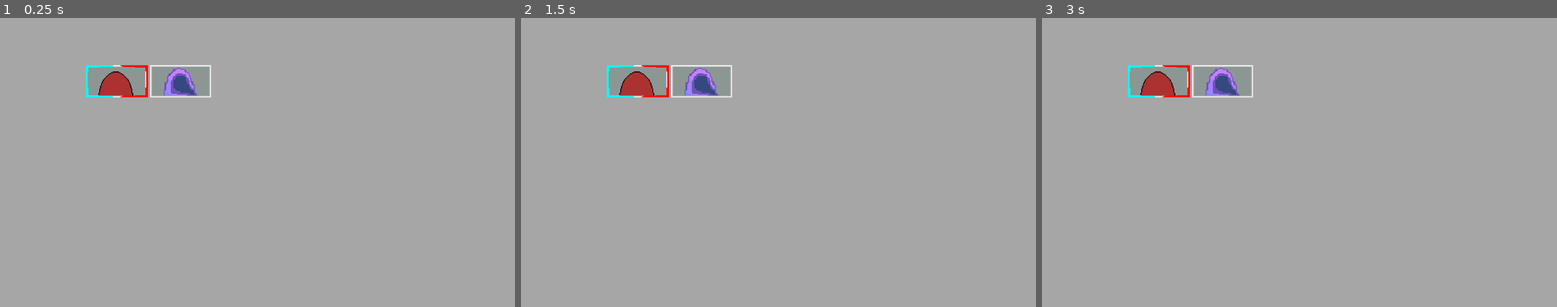
Above: before the commit, frames 1-3 (left to right).
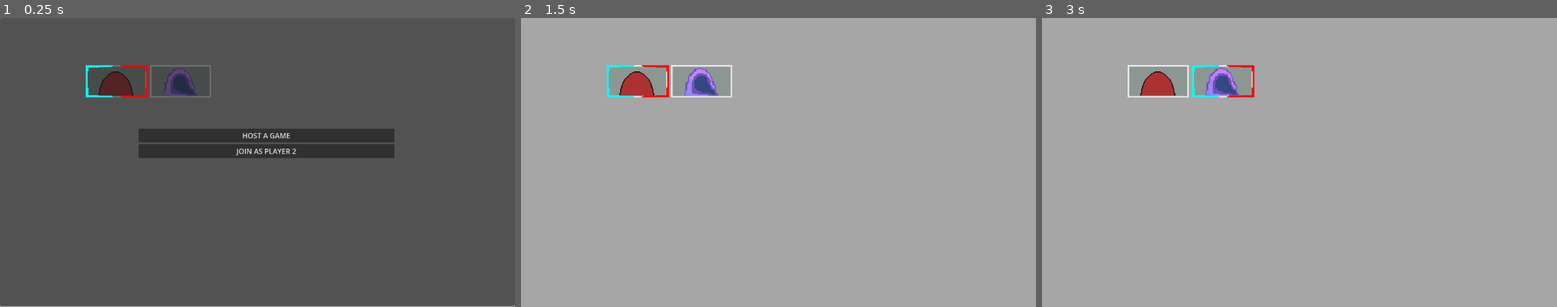
Above: after the commit, the same moments.

Repository: williammartinek22/PlatformFighter
Game: Godot game, scene res://character_select.tscn
The game is run twice, just before and just after one commit, with the same random seed, the same clock (stepped at 60 frames per second) and the same inputs. This scene is started directly instead of the project's main scene.
Inputs (mouse positions are in pixels of both pictures, inside the frame that each line leads up to):
- Up to frame 1 (0.25 s): no input
- Up to frame 2 (1.5 s): click (701, 81) at 0.5 s; click (788, 136) at 1.25 s, where only the run after the commit has a clickable "HOST A GAME"
- Up to frame 3 (3 s): click (1160, 81) at 2 s; tap Enter (ui_accept) at 2.75 s; hold Right (ui_right) from 2.78 s (still down); hold C (C) from 2.78 s (still down)

The runs differ from the first frame. In frame 1, 100% of the frame differs, in the area x 0-100%, y 0-100%; in frame 2, nothing differs; in frame 3, 0.5%.
Error before the commit: Invalid access to property or key 'columns' on a base object of type 'null instance'. (res://character_select.gd:11)

Commit message:
Swapped character selection to occur before main scene but after server connection

Diff:
--- /dev/null
+++ b/BlueSelector.gd
@@ -0,0 +1,22 @@
+extends TextureRect
+
+var columns
+
+@export var player_id = 1:
+	set(id):
+		player_id = id
+		$InputSynchronizer.set_multiplayer_authority(id)
+		#name = str(id)
+
+@export var index = 0
+# Called when the node enters the scene tree for the first time.
+func _ready():
+	if get_multiplayer_authority() != multiplayer.get_unique_id():
+		set_process(false)
+		set_physics_process(false)
+	columns = 4#$ColorRect/GridContainer.columns
+
+
+# Called every frame. 'delta' is the elapsed time since the previous frame.
+func _process(delta):
+	pass
--- /dev/null
+++ b/InputSynchronizer.gd
@@ -0,0 +1,11 @@
+extends "res://SelectorInputSynchronizer.gd"
+
+
+# Called when the node enters the scene tree for the first time.
+func _ready():
+	pass # Replace with function body.
+
+
+# Called every frame. 'delta' is the elapsed time since the previous frame.
+func _process(delta):
+	pass
--- a/Multiplayer/multiplayer_manager.gd
+++ b/Multiplayer/multiplayer_manager.gd
@@ -1,12 +1,14 @@
 extends Node
 
 const SERVER_PORT = 8081
-const SERVER_IP = "192.168.1.176"
+const SERVER_IP = ""
 
 var multiplayer_scene = preload("res://gauzy_character.tscn")
 
 var characterOne
 var characterTwo
+var selectorOne
+var selectorTwo
 
 var _players_spawn_node
 var _multiplayer_synchronizer
@@ -14,21 +16,23 @@
 func become_host():
 	print("Becoming host")
 
-	_players_spawn_node = get_tree().get_current_scene().get_node("Players")
-	_multiplayer_synchronizer = get_tree().get_current_scene().get_node("MultiplayerSynchronizer")
+	_players_spawn_node = get_tree().get_current_scene().get_node("Selectors")
+	#_multiplayer_synchronizer = get_tree().get_current_scene().get_node("MultiplayerSynchronizer")
 
 	var server_peer = ENetMultiplayerPeer.new()
 	server_peer.create_server(SERVER_PORT)
 
 	multiplayer.multiplayer_peer = server_peer #establish as server
 
-	multiplayer.peer_connected.connect(_add_player_to_game)
-	multiplayer.peer_disconnected.connect(_del_player)
+	multiplayer.peer_connected.connect(_control_selector)
+	#multiplayer.peer_connected.connect(_add_player_to_game)
+	#multiplayer.peer_disconnected.connect(_del_player)
 
-	_remove_single_player()
+	#_remove_single_player()
 
 	if not OS.has_feature("dedicated_server"):
-		_add_player_to_game(1)
+		_control_selector(1)
+		#_add_player_to_game(1)
 
 func join_as_player_2():
 	print("Joining as player 2")
@@ -40,12 +44,21 @@
 
 	_remove_single_player()
 
+func _control_selector(id: int):
+	print("Added selector %s to the game" % id)
+	if id == 1:
+		selectorOne.player_id = id
+	else:
+		selectorTwo.player_id = id
+
 func _add_player_to_game(id: int):
 	print("Added player %s to the game" % id)
 
 	var player_to_add
 	if characterOne and id == 1:
 		player_to_add = characterOne.instantiate()
+	elif characterTwo and id != 1:
+		player_to_add = characterTwo.instantiate()
 	else:
 		player_to_add = multiplayer_scene.instantiate()
 	player_to_add.player_id = id
@@ -70,6 +83,7 @@
 	_players_spawn_node.get_node(str(id)).queue_free()
 
 func _remove_single_player():
+	return
 	print("Remove single player")
 	var player_to_remove = get_tree().get_current_scene().get_node("EggGuy")
 	player_to_remove.queue_free()
--- /dev/null
+++ b/RedSelector.gd
@@ -0,0 +1,34 @@
+extends TextureRect
+
+var columns
+
+@export var player_id = 1:
+	set(id):
+		player_id = id
+		$InputSynchronizer.set_multiplayer_authority(id)
+		#name = str(id)
+
+@export var index = 0
+# Called when the node enters the scene tree for the first time.
+func _ready():
+	if get_multiplayer_authority() != multiplayer.get_unique_id():
+		set_process(false)
+		set_physics_process(false)
+	columns = 4#$ColorRect/GridContainer.columns
+
+
+# Called every frame. 'delta' is the elapsed time since the previous frame.
+func _process(delta):
+	pass
+	#if Input.is_action_just_pressed("ui_left"):
+		#$"../../".update_position(self, index - 1)
+	#if Input.is_action_just_pressed("ui_right"):
+		#$"../../".update_position(self, index + 1)
+		##We'll see if this works once there's more characters
+	#if Input.is_action_just_pressed("ui_up"):
+		#$"../../".update_position(self, index - columns)
+	#if Input.is_action_just_pressed("ui_down"):
+		#$"../../".update_position(self, index + columns)
+		#
+	#if Input.is_action_just_pressed("Z"):
+		#$"../../"._button_pressed(self, index)
--- /dev/null
+++ b/SelectorInputSynchronizer.gd
@@ -0,0 +1,29 @@
+extends MultiplayerSynchronizer
+
+@onready var player = $".."
+# Called when the node enters the scene tree for the first time.
+func _ready():
+	if get_multiplayer_authority() != multiplayer.get_unique_id():
+		set_process(false)
+		set_physics_process(false)
+
+
+# Called every frame. 'delta' is the elapsed time since the previous frame.
+func _process(delta):
+	if Input.is_action_just_pressed("ui_left"):
+		move.rpc(player.index - 1)
+	if Input.is_action_just_pressed("ui_right"):
+		move.rpc(player.index + 1)
+		#We'll see if this works once there's more characters
+	if Input.is_action_just_pressed("ui_up"):
+		move.rpc(player.index - player.columns)
+	if Input.is_action_just_pressed("ui_down"):
+		move.rpc(player.index + player.columns)
+
+	if Input.is_action_just_pressed("Z"):
+		$"../../../"._button_pressed(player, player.index)
+
+@rpc("call_local","any_peer")
+func move(index):
+	if multiplayer.is_server() or get_multiplayer_authority() != multiplayer.get_unique_id():
+		$"../../../".update_position(player, index)
--- a/character_select.gd
+++ b/character_select.gd
@@ -8,34 +8,26 @@
 var blueSelector
 var redSelector
 
-var columns = $ColorRect/GridContainer.columns
-
-var blueIndex = 0
-var redIndex = 0
-
 # Called when the node enters the scene tree for the first time.
 func _ready():
-	blueSelector = %BlueSelector
-	redSelector = %RedSelector
+	MultiplayerManager.selectorOne = %BlueSelector
+	MultiplayerManager.selectorTwo = %RedSelector
 
 # Called every frame. 'delta' is the elapsed time since the previous frame.
 func _process(delta):
-	if Input.is_action_just_pressed("ui_left"):
-		update_position(blueSelector, blueIndex - 1)
-	if Input.is_action_just_pressed("ui_right"):
-		update_position(blueSelector, blueIndex + 1)
-
-	if Input.is_action_just_pressed("Z"):
-		_button_pressed(blueSelector, blueIndex)
 	if Input.is_action_just_pressed("X"):
 		get_tree().change_scene_to_file("res://main_scene.tscn")
 
 func _button_pressed(selector, index):
 	print($ColorRect/GridContainer.get_child(index).name)
-	MultiplayerManager.characterOne = Characters[index]
+	if selector.name == "BlueSelector":
+		MultiplayerManager.characterOne = Characters[selector.index]
+	else:
+		MultiplayerManager.characterTwo = Characters[selector.index]
+
 
 func update_position(selector, index):
 	if index < 0 or index >= $ColorRect/GridContainer.get_child_count():
 		return
 	selector.global_position = $ColorRect/GridContainer.get_child(index).global_position
-	blueIndex = index
+	selector.index = index
--- a/character_select.tscn
+++ b/character_select.tscn
@@ -1,10 +1,30 @@
-[gd_scene load_steps=6 format=3 uid="uid://c2encsuvqwqhf"]
+[gd_scene load_steps=12 format=3 uid="uid://c2encsuvqwqhf"]
 
 [ext_resource type="Script" path="res://character_select.gd" id="1_egmif"]
 [ext_resource type="Texture2D" uid="uid://0q6q6k3b1rvo" path="res://eggPortraits.png" id="1_phfg1"]
 [ext_resource type="Texture2D" uid="uid://cmkbpbsofxupu" path="res://GauzyPortrait.png" id="3_1j4ui"]
 [ext_resource type="Texture2D" uid="uid://b6jovp8owbpnm" path="res://blueSelector.png" id="4_q6tsd"]
+[ext_resource type="Script" path="res://BlueSelector.gd" id="5_287bj"]
 [ext_resource type="Texture2D" uid="uid://bpoj3dklqxnfi" path="res://redSelector.png" id="5_ixjcu"]
+[ext_resource type="PackedScene" uid="uid://d2fkmsu23v0ce" path="res://Multiplayer/multiplayer_hud.tscn" id="6_qun2o"]
+[ext_resource type="Script" path="res://SelectorInputSynchronizer.gd" id="7_eenlc"]
+[ext_resource type="Script" path="res://RedSelector.gd" id="7_gjx23"]
+
+[sub_resource type="SceneReplicationConfig" id="SceneReplicationConfig_ubbb5"]
+properties/0/path = NodePath(".:index")
+properties/0/spawn = true
+properties/0/replication_mode = 1
+properties/1/path = NodePath(".:position")
+properties/1/spawn = true
+properties/1/replication_mode = 1
+
+[sub_resource type="SceneReplicationConfig" id="SceneReplicationConfig_xe5eh"]
+properties/0/path = NodePath(".:index")
+properties/0/spawn = true
+properties/0/replication_mode = 1
+properties/1/path = NodePath(".:position")
+properties/1/spawn = true
+properties/1/replication_mode = 1
 
 [node name="CharacterSelect" type="Control"]
 layout_mode = 3
@@ -43,24 +63,37 @@
 layout_mode = 2
 texture_normal = ExtResource("3_1j4ui")
 
-[node name="BlueSelector" type="TextureRect" parent="ColorRect"]
+[node name="MultiplayerHUD" parent="." instance=ExtResource("6_qun2o")]
+layout_mode = 1
+
+[node name="Selectors" type="Node" parent="."]
+
+[node name="BlueSelector" type="TextureRect" parent="Selectors"]
 unique_name_in_owner = true
 texture_filter = 1
-layout_mode = 0
 offset_left = 192.0
 offset_top = 106.0
 offset_right = 331.0
 offset_bottom = 178.0
 texture = ExtResource("4_q6tsd")
+script = ExtResource("5_287bj")
 
-[node name="RedSelector" type="TextureRect" parent="ColorRect"]
+[node name="InputSynchronizer" type="MultiplayerSynchronizer" parent="Selectors/BlueSelector"]
+replication_config = SubResource("SceneReplicationConfig_ubbb5")
+script = ExtResource("7_eenlc")
+
+[node name="RedSelector" type="TextureRect" parent="Selectors"]
 unique_name_in_owner = true
 texture_filter = 1
-layout_mode = 0
 offset_left = 192.0
 offset_top = 106.0
 offset_right = 331.0
 offset_bottom = 178.0
 texture = ExtResource("5_ixjcu")
+script = ExtResource("7_gjx23")
+
+[node name="InputSynchronizer" type="MultiplayerSynchronizer" parent="Selectors/RedSelector"]
+replication_config = SubResource("SceneReplicationConfig_xe5eh")
+script = ExtResource("7_eenlc")
 
 [connection signal="pressed" from="ColorRect/GridContainer/Gauzy" to="." method="_button_pressed"]
--- a/main_scene.gd
+++ b/main_scene.gd
@@ -4,7 +4,7 @@
 # Called when the node enters the scene tree for the first time.
 func _ready():
 	%AudioStreamPlayer.play()
-
+	MultiplayerManager._add_player_to_game(1)
 
 # Called every frame. 'delta' is the elapsed time since the previous frame.
 func _process(_delta):
--- a/main_scene.tscn
+++ b/main_scene.tscn
@@ -1,9 +1,7 @@
-[gd_scene load_steps=16 format=3 uid="uid://qepsftoqt3mq"]
+[gd_scene load_steps=14 format=3 uid="uid://qepsftoqt3mq"]
 
 [ext_resource type="Script" path="res://main_scene.gd" id="1_0jmpr"]
 [ext_resource type="PackedScene" uid="uid://boyyfy3exqfsj" path="res://platform.tscn" id="1_keeih"]
-[ext_resource type="PackedScene" uid="uid://fr7q3plmr52c" path="res://eggGuy.tscn" id="2_kkstu"]
-[ext_resource type="PackedScene" uid="uid://d2fkmsu23v0ce" path="res://Multiplayer/multiplayer_hud.tscn" id="5_swdy0"]
 [ext_resource type="AudioStream" uid="uid://lxqe8bn32p7y" path="res://nature-ambiance.mp3" id="6_flc2a"]
 
 [sub_resource type="Gradient" id="Gradient_ijqgd"]
@@ -73,10 +71,6 @@
 position = Vector2(815, 402)
 scale = Vector2(0.720002, 1)
 
-[node name="EggGuy" parent="." node_paths=PackedStringArray("healthBar") instance=ExtResource("2_kkstu")]
-position = Vector2(227, 255)
-healthBar = NodePath("../MultiplayerSynchronizer/Health1/ProgressBar")
-
 [node name="BallWalls" type="Area2D" parent="."]
 position = Vector2(-116, -156)
 scale = Vector2(1.23041, 1.38543)
@@ -98,8 +92,6 @@
 [node name="CollisionShape2D4" type="CollisionShape2D" parent="BallWalls"]
 position = Vector2(576, 634.625)
 shape = SubResource("RectangleShape2D_vh2dv")
-
-[node name="MultiplayerHUD" parent="." instance=ExtResource("5_swdy0")]
 
 [node name="MultiplayerSpawner" type="MultiplayerSpawner" parent="."]
 _spawnable_scenes = PackedStringArray("res://egg_guy_character.tscn", "res://Multiplayer/multiplayer_player.tscn", "res://gauzy_character.tscn")
